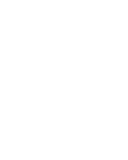
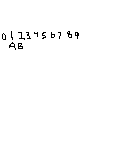
Layers edited between the first and the second 128x160 image:
added layer "Layer copy" above "Layer" over (9, 42, 23, 50)
painted on "Layer" over (2, 31, 79, 40)
hid "Background" over (2, 31, 79, 50)
